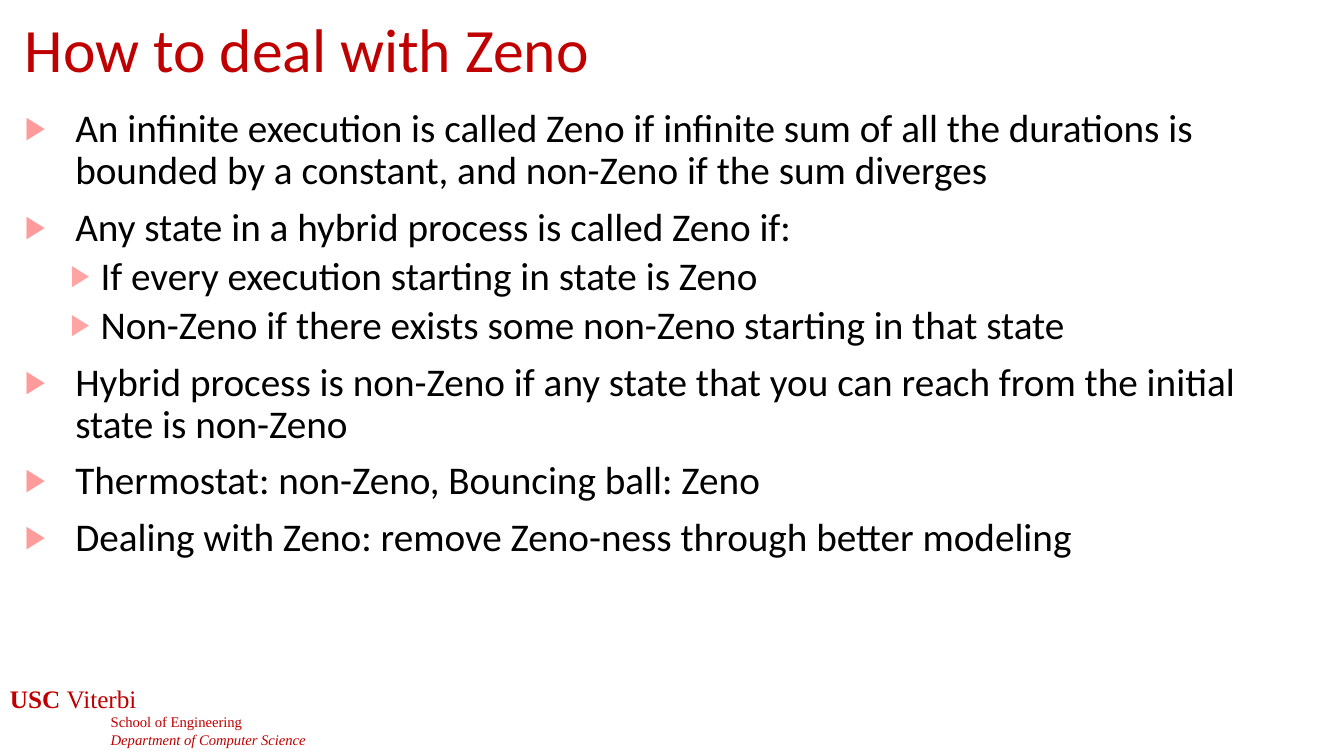
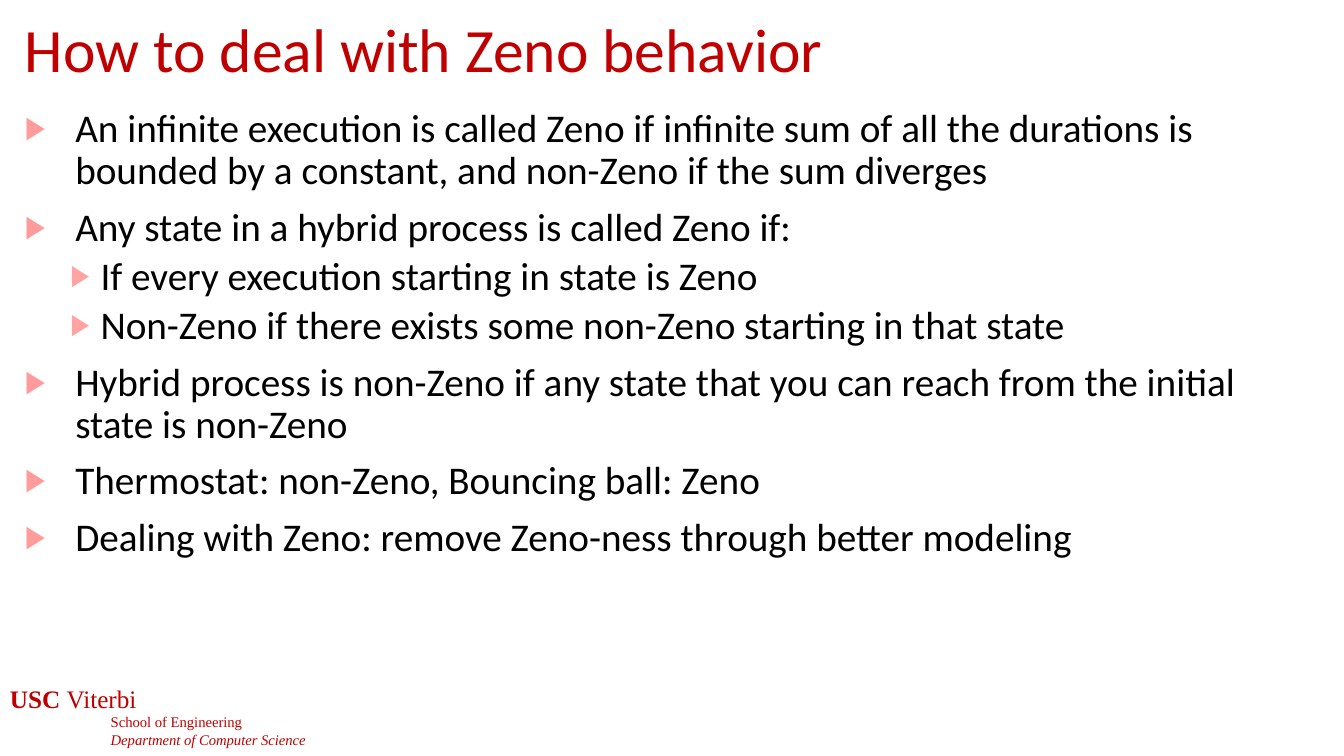
Before and after one commit to jdeshmukh/jdeshmukh.github.io, a slide deck: slide 32 of teaching/cs513slides/lecture4-Stability-Hybrid-Systems.pptx. Drawn at 1344x756 pixels with LibreOffice and Linux fonts; fonts in the diff are those of the drawing; background and template pictures are left out. Boxes give left, top, right and bottom in pixels: in the first picture for what was removed or moved away, otherwise in the second. Text is boxed around its words. In the diff, an @@ line names an element or a change of style, - is before the commit and + after.

```diff
--- a/teaching/cs513slides/lecture4-Stability-Hybrid-Systems.pptx
+++ b/teaching/cs513slides/lecture4-Stability-Hybrid-Systems.pptx
@@ title at [25, 29, 823, 73]: text changed @@
-How to deal with Zeno
+How to deal with Zeno behavior
```
Also in this commit, not shown: 2 other slides changed, 1 other file.
